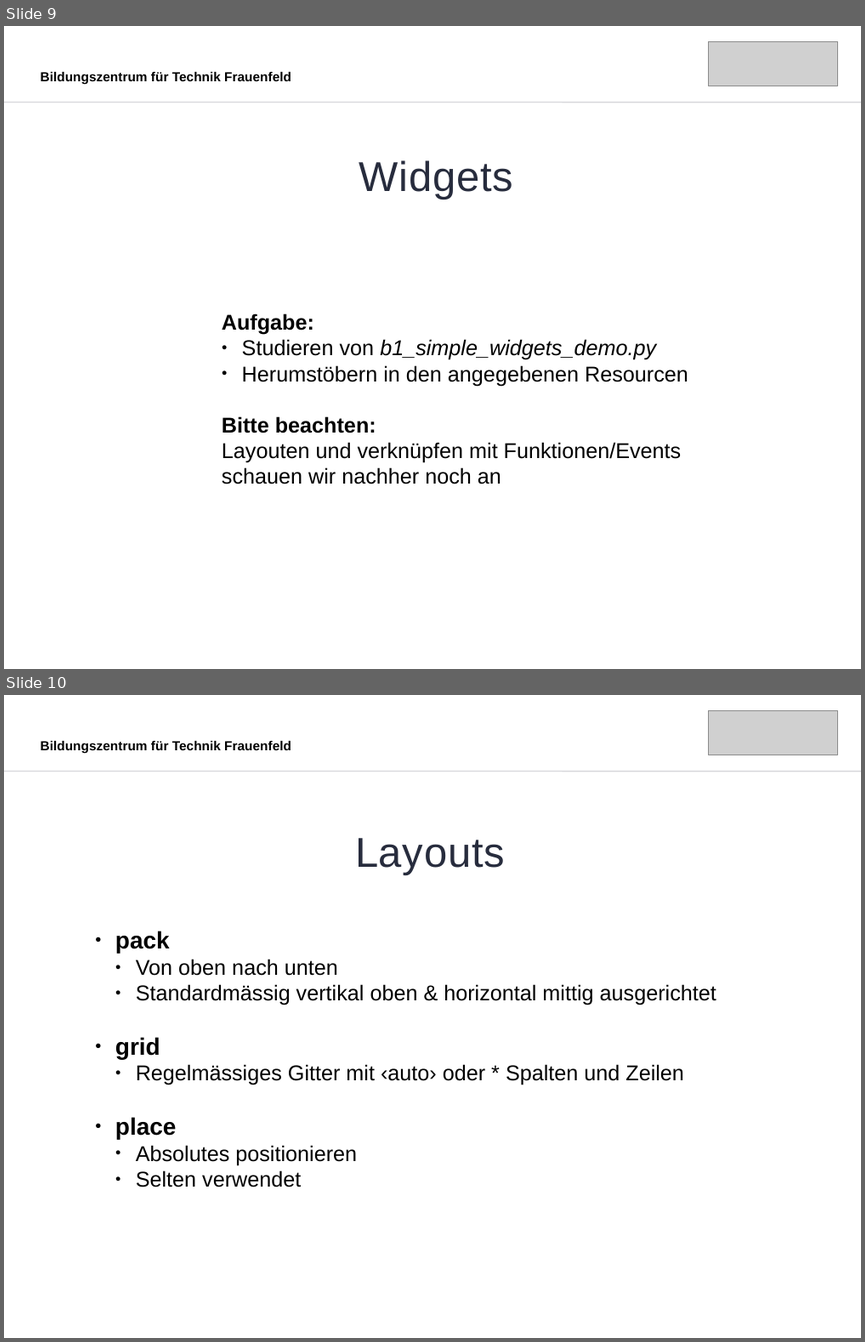
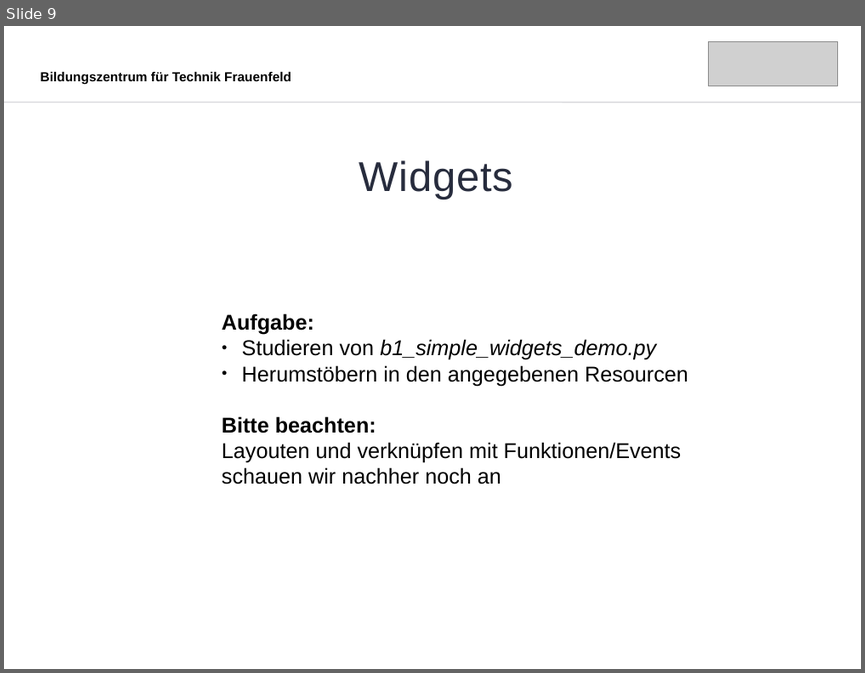
Before and after one commit to MicCalo/Applikationsentwicklung, a slide deck: Tag 9/Slides.odp. Shown one above the other, each under a label of ours: slides 9 and 10 before the commit, slide 9 after it. The pictures are 865x1342 and 865x673 pixels, drawn with LibreOffice and Linux fonts; fonts in the diff are those of the drawing; grey boxes stand for pictures. Boxes give left, top, right and bottom in pixels: in the first picture for what was removed or moved away, otherwise in the second. Text is boxed around its words. In the diff, an @@ line names an element or a change of style, - is before the commit and + after.

```diff
--- a/Tag 9/Slides.odp
+++ b/Tag 9/Slides.odp
@@ slide 10 removed at bbox=[4, 695, 861, 1338], background #FFFFFF @@
@@ picture removed at bbox=[709, 710, 838, 755] @@
@@ text removed at bbox=[41, 741, 291, 754] @@
-Bildungszentrum für Technik Frauenfeld
@@ line removed from (4, 771) to (861, 771) @@
@@ text removed at bbox=[355, 838, 505, 875] @@
-Layouts
@@ text removed at bbox=[115, 930, 716, 1187] @@
-● pack
-  ● Von oben nach unten
-  ● Standardmässig vertikal oben & horizontal mittig ausgerichtet
-● grid
-  ● Regelmässiges Gitter mit ‹auto› oder * Spalten und Zeilen
-● place
-  ● Absolutes positionieren
-  ● Selten verwendet
```
Also in this commit, not shown: 1 slide changed, 6 other slides removed, 11 other files.
